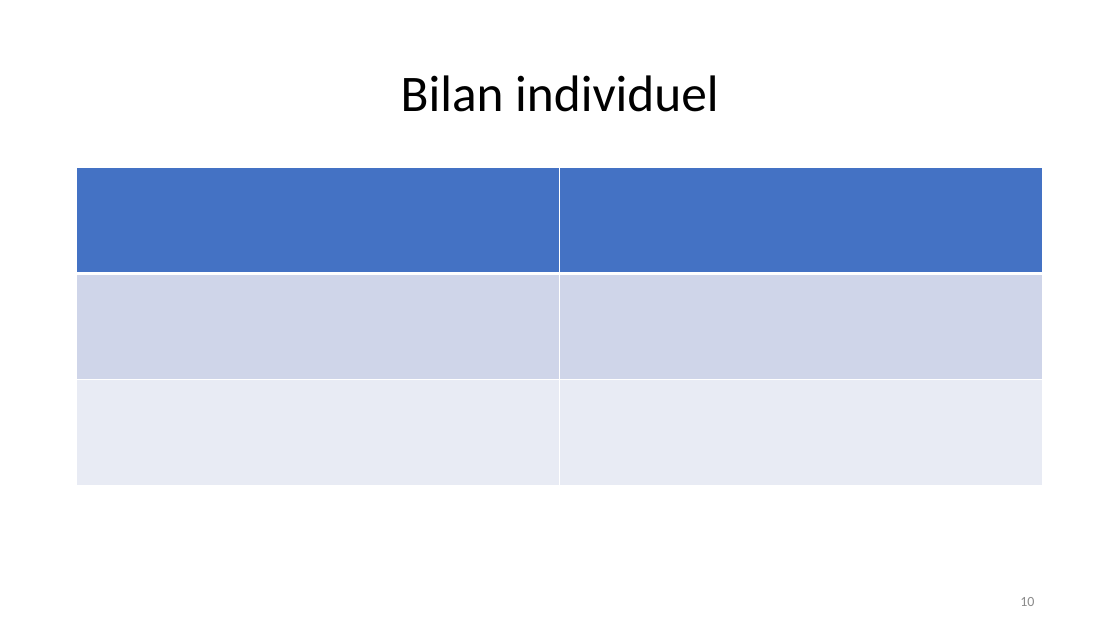
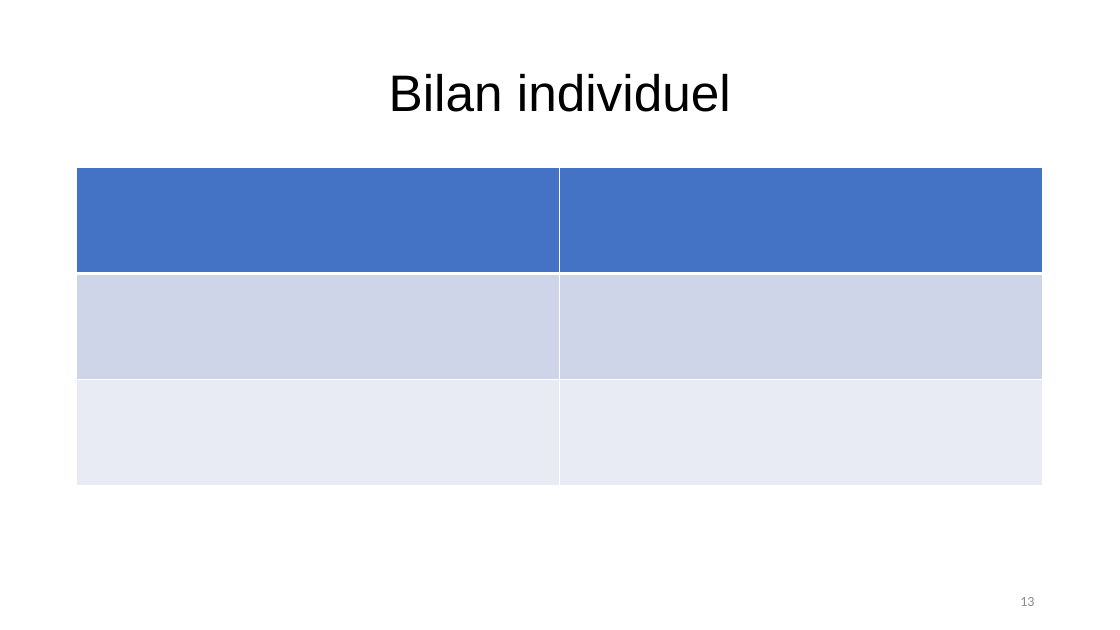
Before and after one commit to jorgeayllon1/Java-Project, a slide deck: slide 13 of ppt_projet_java.pptx (slide 10 before the commit). Drawn at 1120x630 pixels with LibreOffice and Linux fonts; fonts in the diff are those of the drawing. Boxes give left, top, right and bottom in pixels: in the first picture for what was removed or moved away, otherwise in the second. Text is boxed around its words. In the diff, an @@ line names an element or a change of style, - is before the commit and + after.

```diff
--- a/ppt_projet_java.pptx
+++ b/ppt_projet_java.pptx
@@ title "Bilan individuel" at <box>389,73,731,112</box>: font Calibri to Arial @@
@@ page number at <box>1020,597,1034,606</box>: text changed @@
-10
+13
```
Also in this commit, not shown: 6 other slides changed, 5 slides added, 2 slides removed.
